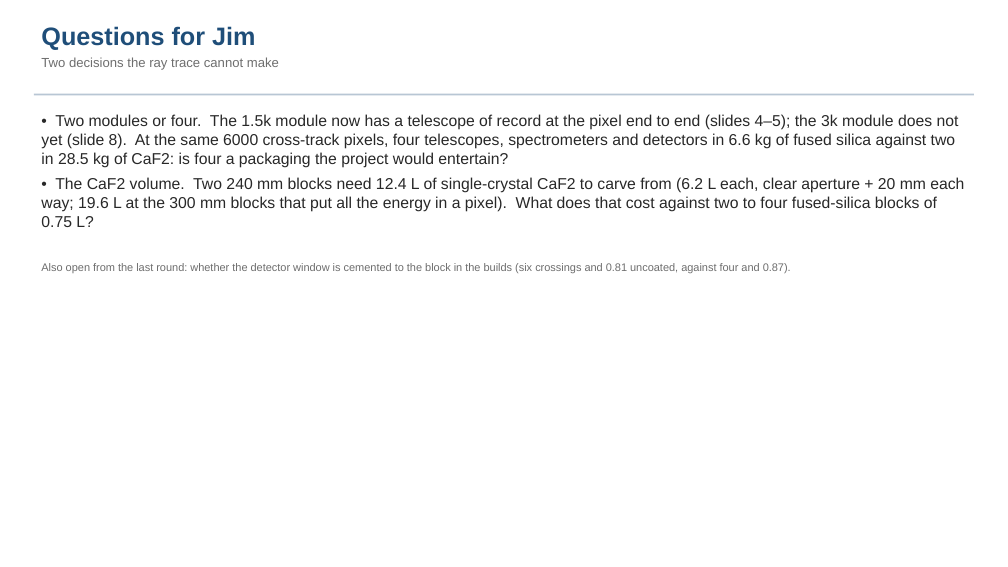
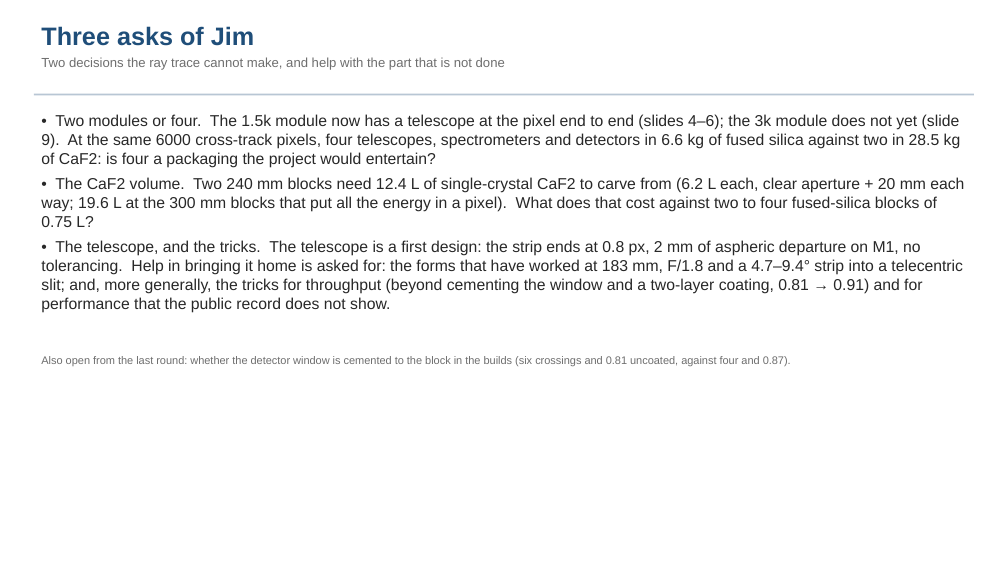
Before and after one commit to nasa-jpl/macos, a slide deck: slide 11 of demo_session/deck_dyson_record.pptx (slide 9 before the commit). Drawn at 1008x567 pixels with LibreOffice and Linux fonts; fonts in the diff are those of the drawing. Boxes give left, top, right and bottom in pixels: in the first picture for what was removed or moved away, otherwise in the second. Text is boxed around its words. In the diff, an @@ line names an element or a change of style, - is before the commit and + after.

```diff
--- a/demo_session/deck_dyson_record.pptx
+++ b/demo_session/deck_dyson_record.pptx
@@ text at (41,26,505,70): text changed @@
-Questions for Jim
-Two decisions the ray trace cannot make
+Three asks of Jim
+Two decisions the ray trace cannot make, and help with the part that is not done
@@ text at (41,114,961,168): text changed @@
-• Two modules or four. The 1.5k module now has a telescope of record at the pixel end to end (slides 4–5); the 3k module does not yet (slide 8). At the same 6000 cross-track pixels, four telescopes, spectrometers and detectors in 6.6 kg of fused silica against two in 28.5 kg of CaF2: is four a packaging the project would entertain?
+• Two modules or four. The 1.5k module now has a telescope at the pixel end to end (slides 4–6); the 3k module does not yet (slide 9). At the same 6000 cross-track pixels, four telescopes, spectrometers and detectors in 6.6 kg of fused silica against two in 28.5 kg of CaF2: is four a packaging the project would entertain?
@@ text at (41,240,963,313): paragraph added @@
+• The telescope, and the tricks. The telescope is a first design: the strip ends at 0.8 px, 2 mm of aspheric departure on M1, no tolerancing. Help in bringing it home is asked for: the forms that have worked at 183 mm, F/1.8 and a 4.7–9.4° strip into a telecentric slit; and, more generally, the tricks for throughput (beyond cementing the window and a two-layer coating, 0.81 → 0.91) and for performance that the public record does not show.
@@ text "Also open from the last ...": place and size @@
-text "Also open from the last ..." at (41,263,791,273)
+text "Also open from the last ..." at (41,356,791,366)
```
Also in this commit, not shown: 4 other slides changed, 2 slides added, 1 other file.
